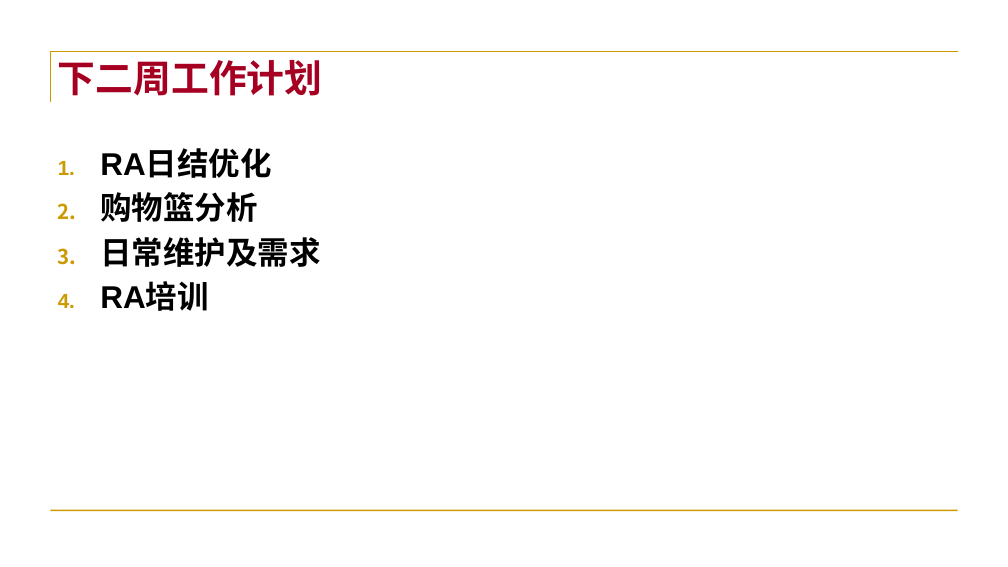
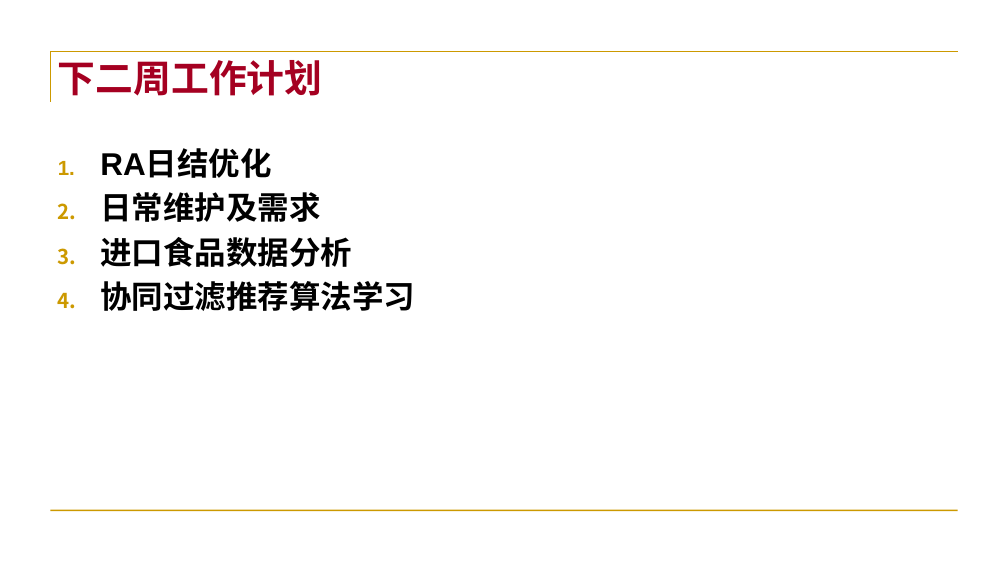
Before and after one commit to tigeryangjin/BBG, a slide deck: slide 11 of 软维组工作汇报/汇报PPT/RA工作汇报_2016-04-25.pptx. Drawn at 1008x567 pixels with LibreOffice and Linux fonts; fonts in the diff are those of the drawing; background and template pictures are left out. Boxes give left, top, right and bottom in pixels: in the first picture for what was removed or moved away, otherwise in the second. Text is boxed around its words. In the diff, an @@ line names an element or a change of style, - is before the commit and + after.

```diff
--- a/软维组工作汇报/汇报PPT/RA工作汇报_2016-04-25.pptx
+++ b/软维组工作汇报/汇报PPT/RA工作汇报_2016-04-25.pptx
@@ text at box(100, 192, 257, 222): paragraph removed @@
-2. 购物篮分析
@@ text at box(100, 237, 415, 311): text changed @@
-4. RA培训
+3. 进口食品数据分析
+4. 协同过滤推荐算法学习
```
Also in this commit, not shown: 5 other slides changed, 16 other files.
